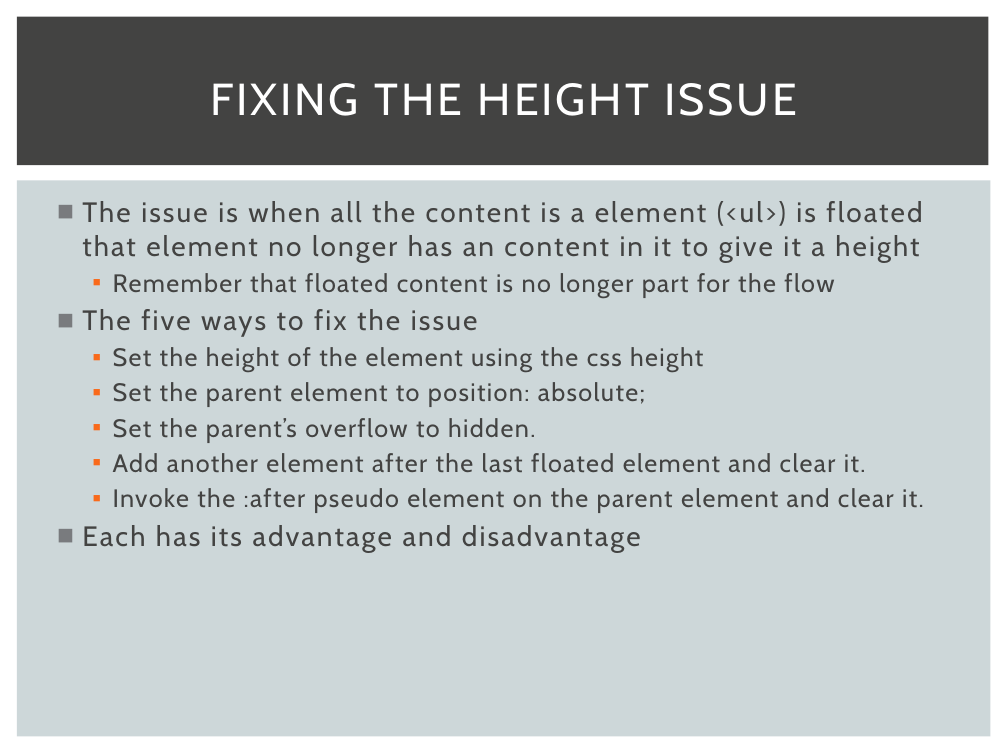
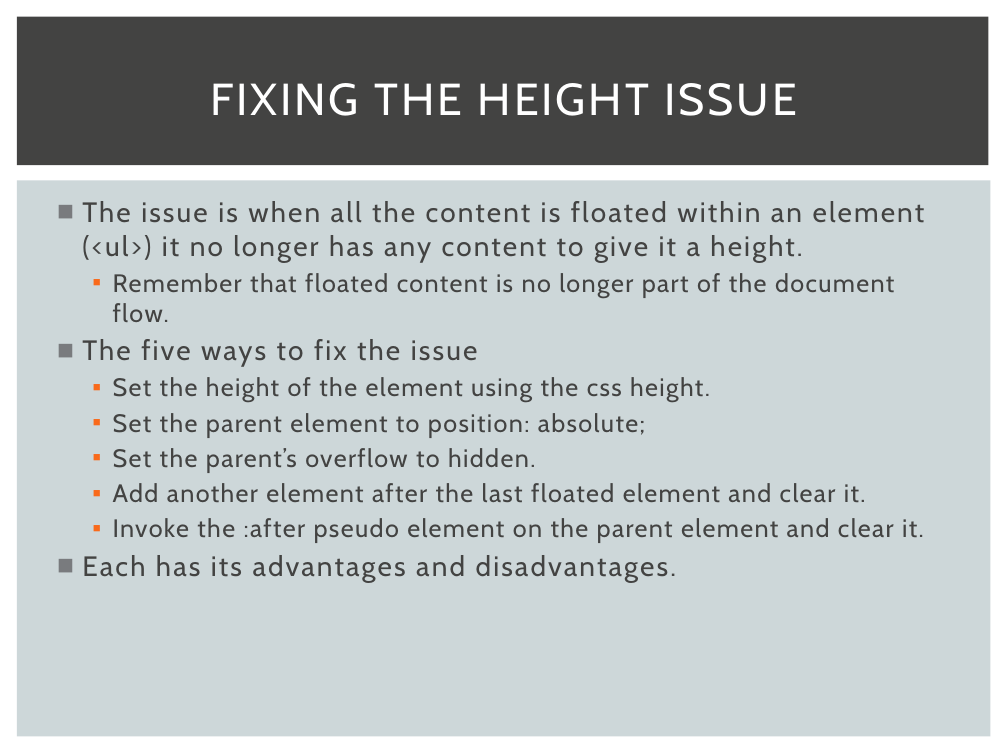
Before and after one commit to danhahn/app-talk, a slide deck: slide 10 of tech-talk.pptx. Drawn at 1008x756 pixels with LibreOffice and Linux fonts; fonts in the diff are those of the drawing. Boxes give left, top, right and bottom in pixels: in the first picture for what was removed or moved away, otherwise in the second. Text is boxed around its words. In the diff, an @@ line names an element or a change of style, - is before the commit and + after.

Commit message:
update document

```diff
--- a/tech-talk.pptx
+++ b/tech-talk.pptx
@@ text at <box>82,201,925,322</box>: text changed @@
-■ The issue is when all the content is a element (<ul>) is floated that element no longer has an content in it to give it a height
-  ▪ Remember that floated content is no longer part for the flow
+■ The issue is when all the content is floated within an element (<ul>) it no longer has any content to give it a height.
+  ▪ Remember that floated content is no longer part of the document flow.
@@ text at <box>113,377,710,402</box>: text changed @@
-  ▪ Set the height of the element using the css height
+  ▪ Set the height of the element using the css height.
@@ text at <box>82,555,676,582</box>: text changed @@
-■ Each has its advantage and disadvantage
+■ Each has its advantages and disadvantages.
```
Also in this commit, not shown: 14 other slides changed.
